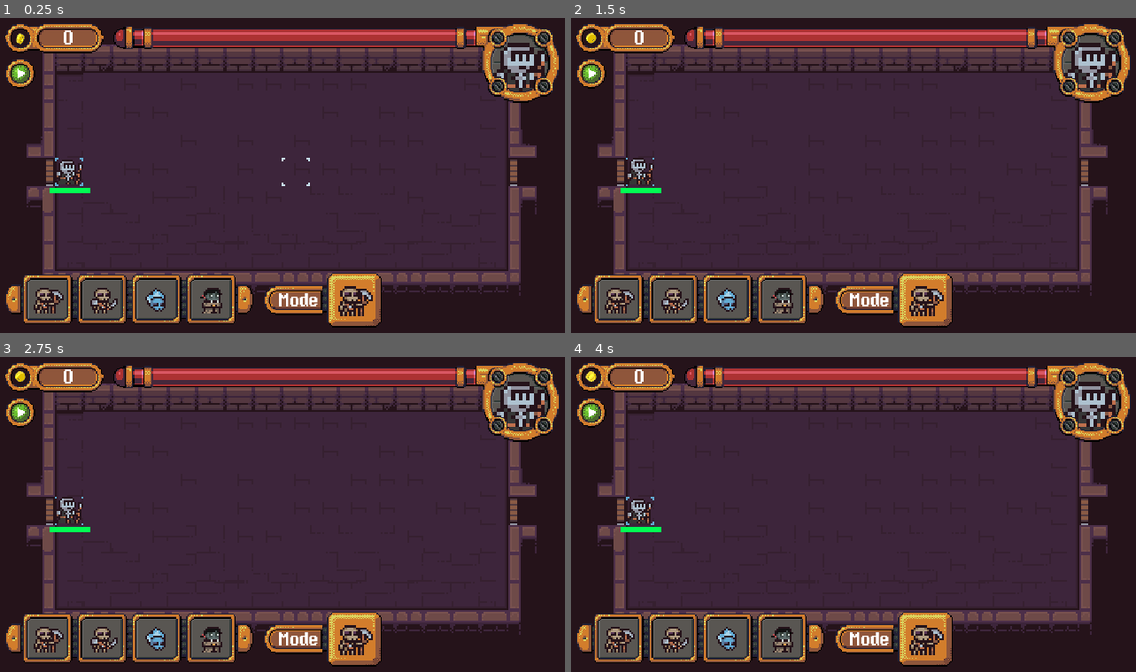
Above: before the commit, frames 1-4 (two rows, left to right).
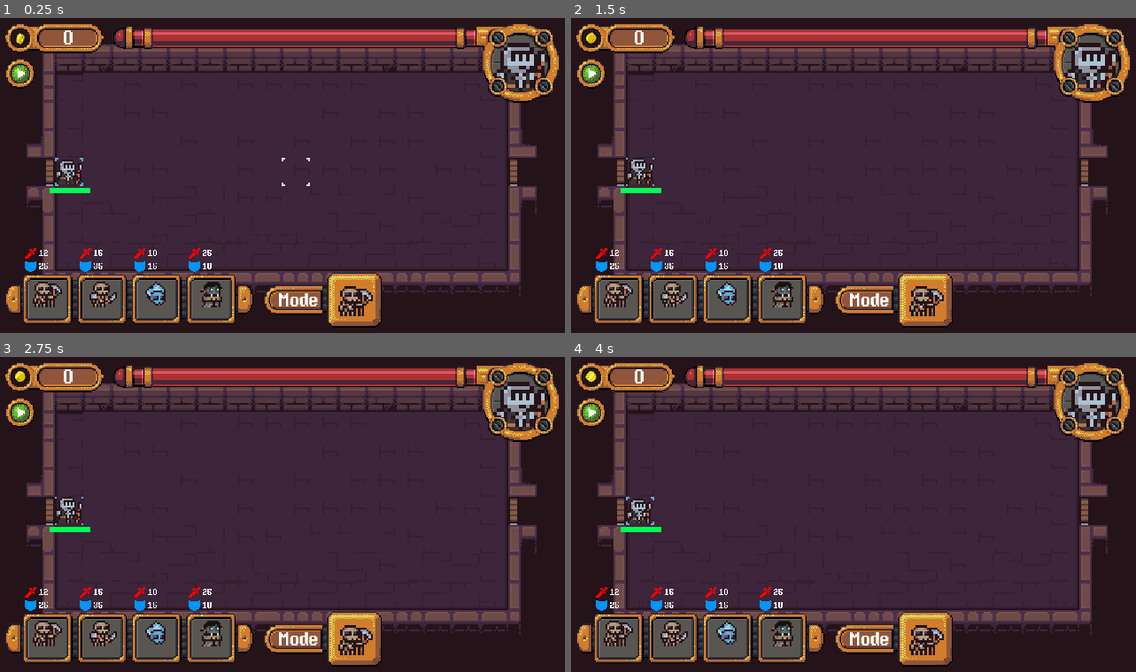
Above: after the commit, the same moments.

Repository: ThermobladeStudios/GMTK-Game-Jam-2023
Game: Godot game, scene res://main.tscn
Two runs of this game, one before a commit and one after it. Both use one fixed random seed, a clock stepped at 60 frames per second and the inputs below.
Inputs (mouse positions are in pixels of both pictures, inside the frame that each line leads up to; where the layout moved, square brackets give the same spot in the first picture):
- Up to frame 1 (0.25 s): no input
- Up to frame 2 (1.5 s): click (616, 295) [621, 301] at 0.5 s; click (672, 295) [672, 301] at 1.25 s
- Up to frame 3 (2.75 s): click (158, 634) [158, 640] at 2 s
- Up to frame 4 (4 s): click (780, 634) [780, 640] at 2.75 s; click (593, 413) at 3.5 s

The runs differ from the first frame. In frame 1, 1.6% of the frame differs, in the area x 4-40%, y 73-94%; in frame 2, 1.6%; in frame 3, 1.6%; in frame 4, 1.6%.

Commit message:
icons

Diff:
--- a/Placables/Minions/Minions.json
+++ b/Placables/Minions/Minions.json
@@ -1,27 +1,27 @@
 {
 	"Skeleton1": {
-		"Health": 100,
-		"Attack": 10,
+		"Health": 25,
+		"Attack": 12,
 		"Defense": 3,
 		"AttackArea": [[2, 1], [2, 0], [2, -1], [-1, 2], [0, 2], [1, 2], [-2, 1], [-2, 0], [-2, -1], [-1, -2], [0, -2], [1, -2]],
 		"MoveArea": [[1, 0], [0, 1], [-1, 0], [0,-1]]
 	},
 	"Skeleton2": {
-		"Health": 100,
-		"Attack": 10,
+		"Health": 35,
+		"Attack": 15,
 		"AttackArea": [[1, 0], [0, 1], [-1, 0], [0,-1]],
 		"MoveArea": [[1, 0], [0, 1], [-1, 0], [0,-1], [2, 0], [0, 2], [-2, 0], [0, -2]]
 	},
 	"Skull": {
-		"Health": 100,
+		"Health": 15,
 		"Attack": 10,
 		"Defense": 3,
 		"AttackArea": [[1, 0], [2, 0], [1, 1], [0, 1], [0, 2], [-1, 1], [-1, 0], [-2, 0], [-1, -1], [0, -1], [0, -2], [1, -1]],
 		"MoveArea": [[1, 0], [0, 1], [-1, 0], [0,-1]]
 	},
 	"Vampire": {
-		"Health": 100,
-		"Attack": 10,
+		"Health": 10,
+		"Attack": 25,
 		"Defense": 3,
 		"AttackArea": [[1, 0], [0, 1], [-1, 0], [0,-1]],
 		"MoveArea": [[1, 0], [2, 0], [3, 0], [4, 0], [1, 1], [2, 1], [3, 1], [4, 1], [1, 2], [2, 2], [3, 2], [4, 2], [1, 3],  …(508 unchanged characters)…
--- a/Player/Player_UI.tscn
+++ b/Player/Player_UI.tscn
@@ -13,7 +13,9 @@
 [ext_resource type="Texture2D" uid="uid://bla0ppycvmdoc" path="res://Player/Inventory Bar.png" id="10_hguc1"]
 [ext_resource type="Texture2D" uid="uid://dyggcre5xgesu" path="res://Player/ObstacleIcon.png" id="11_07xh0"]
 [ext_resource type="Texture2D" uid="uid://bxnu4wpxanj0w" path="res://Player/Skeleton1Icon.png" id="11_hubpl"]
+[ext_resource type="Texture2D" uid="uid://carsrpr52llov" path="res://Player/Damage.png" id="12_3fp5y"]
 [ext_resource type="Texture2D" uid="uid://daabjenrrk564" path="res://Player/Skeleton2Icon.png" id="12_wd5gj"]
+[ext_resource type="Texture2D" uid="uid://dl2w222tl4kr2" path="res://Player/HP.png" id="13_jayxs"]
 [ext_resource type="Texture2D" uid="uid://bhhf035kqxubq" path="res://Player/SkullIcon.png" id="13_kv4n0"]
 [ext_resource type="Texture2D" uid="uid://dxsth84cddpeu" path="res://Player/VampireIcon.png" id="14_ift6e"]
 
@@ -84,6 +86,14 @@
 "name": &"default",
 "speed": 7.0
 }]
+
+[sub_resource type="LabelSettings" id="LabelSettings_xrmho"]
+font = ExtResource("4_b657h")
+font_size = 14
+
+[sub_resource type="LabelSettings" id="LabelSettings_qty5h"]
+font = ExtResource("4_b657h")
+font_size = 14
 
 [sub_resource type="LabelSettings" id="LabelSettings_grhpr"]
 font = ExtResource("4_b657h")
@@ -186,39 +196,177 @@
 
 [node name="Skeleton1" type="TextureButton" parent="InventoryBar"]
 layout_mode = 0
-offset_left = 23.0
-offset_top = 9.0
-offset_right = 39.0
-offset_bottom = 25.0
+offset_left = 22.0
+offset_top = 4.0
+offset_right = 38.0
+offset_bottom = 20.0
 scale = Vector2(1.5, 1.5)
 texture_normal = ExtResource("11_hubpl")
 
+[node name="TextureRect" type="TextureRect" parent="InventoryBar/Skeleton1"]
+layout_mode = 0
+offset_left = -4.19048
+offset_top = -16.9524
+offset_right = 19.8095
+offset_bottom = 7.04761
+scale = Vector2(0.25, 0.25)
+texture = ExtResource("12_3fp5y")
+
+[node name="Label" type="Label" parent="InventoryBar/Skeleton1/TextureRect"]
+layout_mode = 0
+offset_left = 30.4762
+offset_top = 3.80954
+offset_right = 70.4762
+offset_bottom = 26.8095
+text = "12"
+label_settings = SubResource("LabelSettings_xrmho")
+
+[node name="TextureRect2" type="TextureRect" parent="InventoryBar/Skeleton1"]
+layout_mode = 0
+offset_left = -4.19048
+offset_top = -10.2857
+offset_right = 19.8095
+offset_bottom = 13.7143
+scale = Vector2(0.25, 0.25)
+texture = ExtResource("13_jayxs")
+
+[node name="Label" type="Label" parent="InventoryBar/Skeleton1/TextureRect2"]
+layout_mode = 0
+offset_left = 30.4762
+offset_top = 3.80945
+offset_right = 70.4762
+offset_bottom = 26.8094
+text = "25"
+label_settings = SubResource("LabelSettings_qty5h")
+
 [node name="Skeleton2" type="TextureButton" parent="InventoryBar"]
 layout_mode = 0
-offset_left = 67.0
-offset_top = 9.0
-offset_right = 83.0
-offset_bottom = 25.0
+offset_left = 66.0
+offset_top = 4.0
+offset_right = 82.0
+offset_bottom = 20.0
 scale = Vector2(1.5, 1.5)
 texture_normal = ExtResource("12_wd5gj")
 
+[node name="TextureRect" type="TextureRect" parent="InventoryBar/Skeleton2"]
+offset_left = -4.19048
+offset_top = -16.9524
+offset_right = 19.8095
+offset_bottom = 7.04761
+scale = Vector2(0.25, 0.25)
+texture = ExtResource("12_3fp5y")
+
+[node name="Label" type="Label" parent="InventoryBar/Skeleton2/TextureRect"]
+layout_mode = 0
+offset_left = 30.4762
+offset_top = 3.80954
+offset_right = 70.4762
+offset_bottom = 26.8095
+text = "16"
+label_settings = SubResource("LabelSettings_xrmho")
+
+[node name="TextureRect2" type="TextureRect" parent="InventoryBar/Skeleton2"]
+offset_left = -4.19048
+offset_top = -10.2857
+offset_right = 19.8095
+offset_bottom = 13.7143
+scale = Vector2(0.25, 0.25)
+texture = ExtResource("13_jayxs")
+
+[node name="Label" type="Label" parent="InventoryBar/Skeleton2/TextureRect2"]
+layout_mode = 0
+offset_left = 30.4762
+offset_top = 3.80945
+offset_right = 70.4762
+offset_bottom = 26.8094
+text = "35"
+label_settings = SubResource("LabelSettings_qty5h")
+
 [node name="Skull" type="TextureButton" parent="InventoryBar"]
 layout_mode = 0
 offset_left = 110.0
-offset_top = 9.0
+offset_top = 4.0
 offset_right = 126.0
-offset_bottom = 25.0
+offset_bottom = 20.0
 scale = Vector2(1.5, 1.5)
 texture_normal = ExtResource("13_kv4n0")
 
+[node name="TextureRect" type="TextureRect" parent="InventoryBar/Skull"]
+offset_left = -4.19048
+offset_top = -16.9524
+offset_right = 19.8095
+offset_bottom = 7.04761
+scale = Vector2(0.25, 0.25)
+texture = ExtResource("12_3fp5y")
+
+[node name="Label" type="Label" parent="InventoryBar/Skull/TextureRect"]
+layout_mode = 0
+offset_left = 30.4762
+offset_top = 3.80954
+offset_right = 70.4762
+offset_bottom = 26.8095
+text = "8"
+label_settings = SubResource("LabelSettings_xrmho")
+
+[node name="TextureRect2" type="TextureRect" parent="InventoryBar/Skull"]
+offset_left = -4.19048
+offset_top = -10.2857
+offset_right = 19.8095
+offset_bottom = 13.7143
+scale = Vector2(0.25, 0.25)
+texture = ExtResource("13_jayxs")
+
+[node name="Label" type="Label" parent="InventoryBar/Skull/TextureRect2"]
+layout_mode = 0
+offset_left = 30.4762
+offset_top = 3.80945
+offset_right = 70.4762
+offset_bottom = 26.8094
+text = "15"
+label_settings = SubResource("LabelSettings_qty5h")
+
 [node name="Vampire" type="TextureButton" parent="InventoryBar"]
 layout_mode = 0
 offset_left = 154.0
-offset_top = 9.0
+offset_top = 4.0
 offset_right = 170.0
-offset_bottom = 25.0
+offset_bottom = 20.0
 scale = Vector2(1.5, 1.5)
 texture_normal = ExtResource("14_ift6e")
+
+[node name="TextureRect" type="TextureRect" parent="InventoryBar/Vampire"]
+offset_left = -4.19048
+offset_top = -16.9524
+offset_right = 19.8095
+offset_bottom = 7.04761
+scale = Vector2(0.25, 0.25)
+texture = ExtResource("12_3fp5y")
+
+[node name="Label" type="Label" parent="InventoryBar/Vampire/TextureRect"]
+layout_mode = 0
+offset_left = 30.4762
+offset_top = 3.80954
+offset_right = 70.4762
+offset_bottom = 26.8095
+text = "20"
+label_settings = SubResource("LabelSettings_xrmho")
+
+[node name="TextureRect2" type="TextureRect" parent="InventoryBar/Vampire"]
+offset_left = -4.19048
+offset_top = -10.2857
+offset_right = 19.8095
+offset_bottom = 13.7143
+scale = Vector2(0.25, 0.25)
+texture = ExtResource("13_jayxs")
+
+[node name="Label" type="Label" parent="InventoryBar/Vampire/TextureRect2"]
+layout_mode = 0
+offset_left = 30.4762
+offset_top = 3.80945
+offset_right = 70.4762
+offset_bottom = 26.8094
+text = "12"
+label_settings = SubResource("LabelSettings_qty5h")
 
 [node name="Mode" type="TextureRect" parent="."]
 layout_mode = 0
@@ -263,4 +411,8 @@
 [node name="Timer" type="Timer" parent="."]
 
 [connection signal="pressed" from="NextTurn" to="." method="_on_next_turn_pressed"]
+[connection signal="pressed" from="InventoryBar/Skeleton1" to="." method="_on_skeleton_1_pressed"]
+[connection signal="pressed" from="InventoryBar/Skeleton2" to="." method="_on_skeleton_2_pressed"]
+[connection signal="pressed" from="InventoryBar/Skull" to="." method="_on_skull_pressed"]
+[connection signal="pressed" from="InventoryBar/Vampire" to="." method="_on_vampire_pressed"]
 [connection signal="timeout" from="Timer" to="." method="_on_timer_timeout"]
--- a/Player/interface.gd
+++ b/Player/interface.gd
@@ -1,8 +1,21 @@
 extends Control
-
+var File = FileAccess.get_file_as_string("res://Placables/Minions/Minions.json")
+var Json = JSON.parse_string(File)
 var hturns = 0
 # Called every frame. 'delta' is the elapsed time since the previous frame.
+
+func UpdateStats():
+	$InventoryBar/Skeleton1/TextureRect/Label.text = str(Json["Skeleton1"]["Attack"])
+	$InventoryBar/Skeleton1/TextureRect2/Label.text = str(Json["Skeleton1"]["Health"])
+	$InventoryBar/Skeleton2/TextureRect/Label.text = str(Json["Skeleton2"]["Attack"])
+	$InventoryBar/Skeleton2/TextureRect2/Label.text = str(Json["Skeleton2"]["Health"])
+	$InventoryBar/Skull/TextureRect/Label.text = str(Json["Skull"]["Attack"])
+	$InventoryBar/Skull/TextureRect2/Label.text = str(Json["Skull"]["Health"])
+	$InventoryBar/Vampire/TextureRect/Label.text = str(Json["Vampire"]["Attack"])
+	$InventoryBar/Vampire/TextureRect2/Label.text = str(Json["Vampire"]["Health"])
+
 func _process(delta):
+	UpdateStats()
 	$HeroBar/FullHealth.visible = false
 	$CoinCounter/Label.text = str(Global.Coins)
 	if Input.is_action_just_pressed("Swap"):
@@ -10,6 +23,7 @@
 		$Mode/Minion.visible = !$Mode/Minion.visible
 	if $HeroBar/Health.value == $HeroBar/Health.max_value:
 		$HeroBar/FullHealth.visible = true
+
 
 func _on_next_turn_pressed():
 	hturns = 0
@@ -26,3 +40,19 @@
 	hturns += 1
 	if(hturns == 3):
 		$Timer.stop()
+
+
+func _on_skeleton_1_pressed():
+	pass # Replace with function body.
+
+
+func _on_skeleton_2_pressed():
+	pass # Replace with function body.
+
+
+func _on_skull_pressed():
+	pass # Replace with function body.
+
+
+func _on_vampire_pressed():
+	pass # Replace with function body.
Binary file added: Player/Damage.png
Not shown, added: Player/Damage.png.import
Binary file added: Player/HP.png
Not shown, added: Player/HP.png.import
Not shown: 1 places in Player/Player_UI.tscn that only renumber resources
